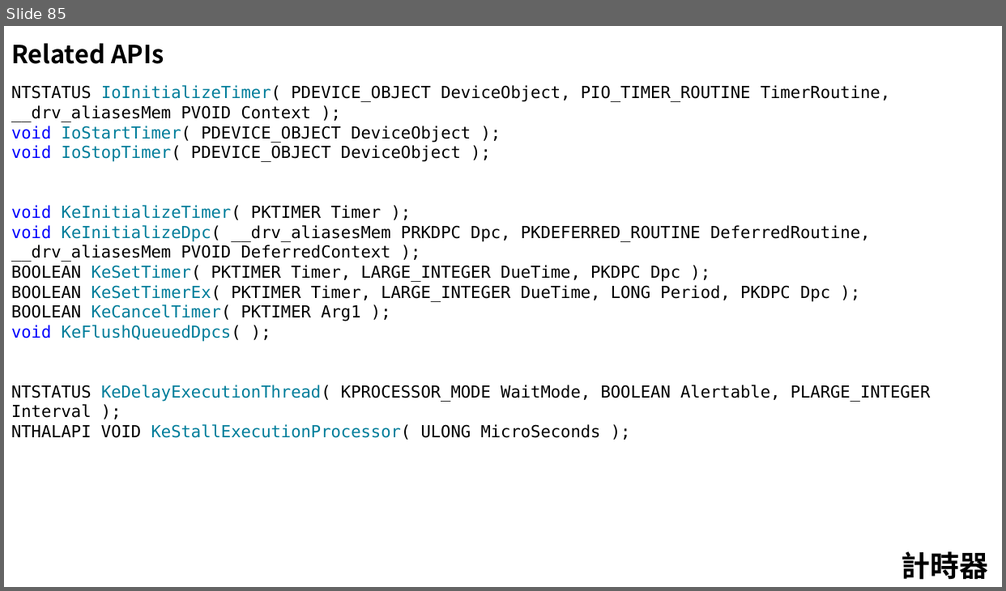
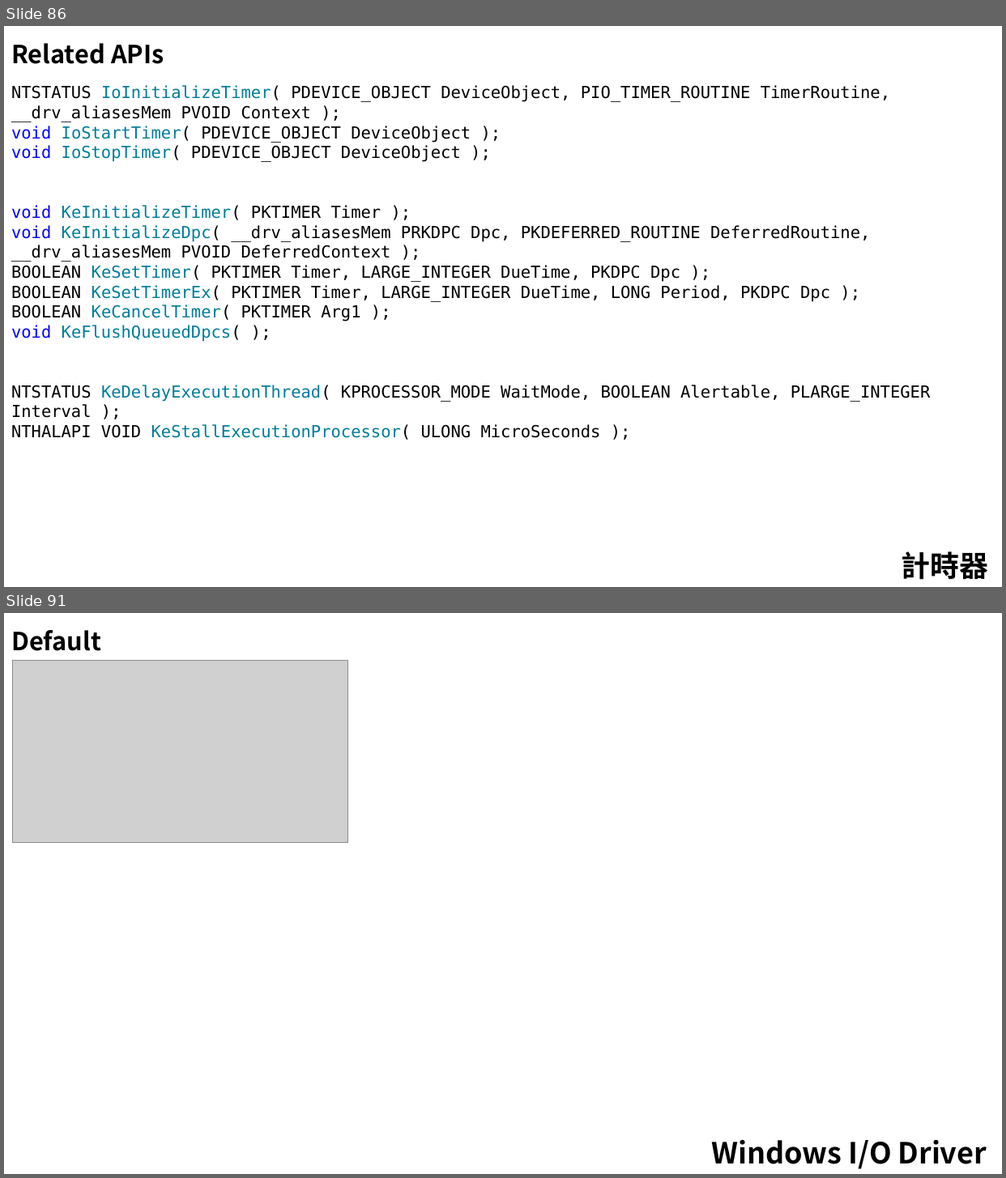
Before and after one commit to 1anhuang/Tutorial, a slide deck: WindowsDriver/Driver(Windows).pptx. Shown one above the other, each under a label of ours: slide 85 before the commit, slides 86 and 91 after it; the slides between them are not shown. The pictures are 1006x591 and 1006x1178 pixels, drawn with LibreOffice and Linux fonts; fonts in the diff are those of the drawing; grey boxes stand for pictures. Boxes give left, top, right and bottom in pixels: in the first picture for what was removed or moved away, otherwise in the second. Text is boxed around its words. In the diff, an @@ line names an element or a change of style, - is before the commit and + after.

Commit message:
20190307 Add I/O driver section in .pttx

```diff
--- a/WindowsDriver/Driver(Windows).pptx
+++ b/WindowsDriver/Driver(Windows).pptx
@@ slide 91 added at (4,613,1002,1174), background #FFFFFF @@
@@ text added at (11,630,118,688), 24 pt, text #000000, bold @@
+Default Dispatch
@@ picture added at (12,660,347,843) @@
@@ text added at (712,1140,987,1169), 28 pt, text #000000, bold @@
+Windows I/O Driver
@@ what was slide 85 is now slide 86 @@
```
Also in this commit, not shown: 1 slide changed, 21 other slides added.
